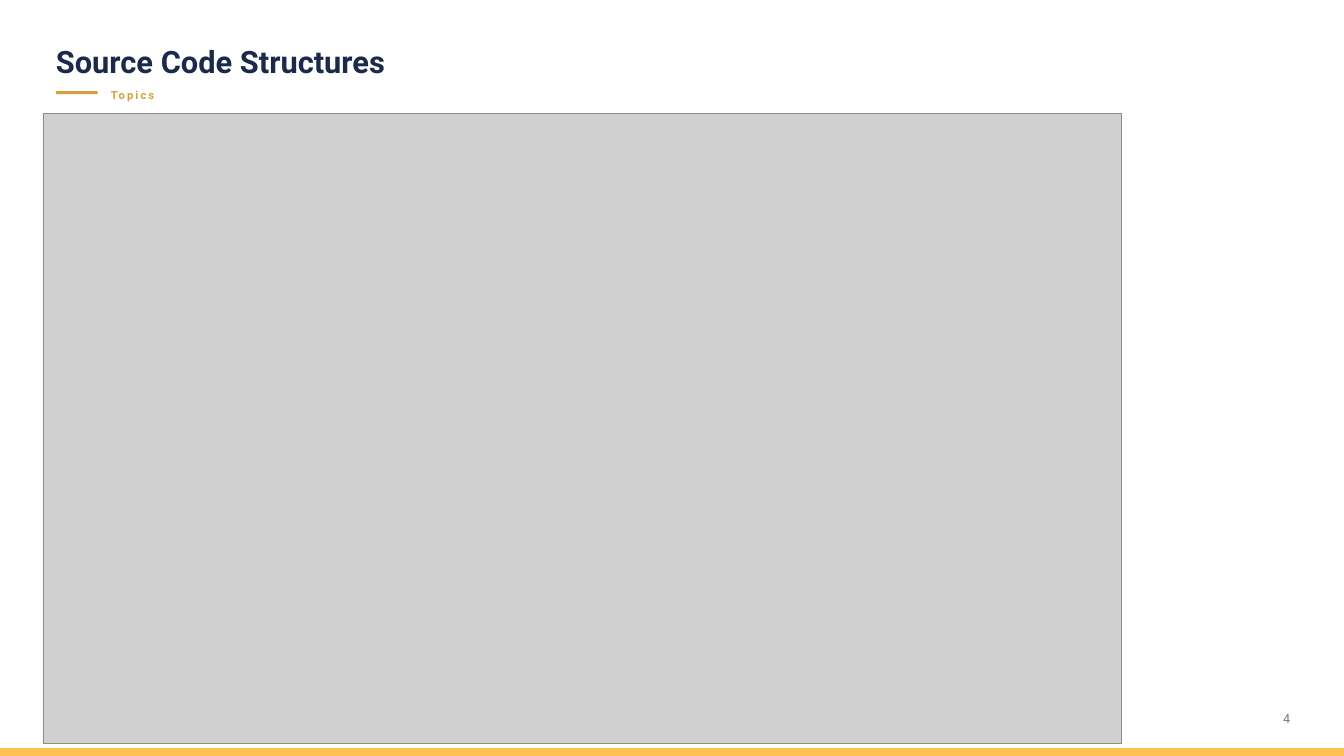
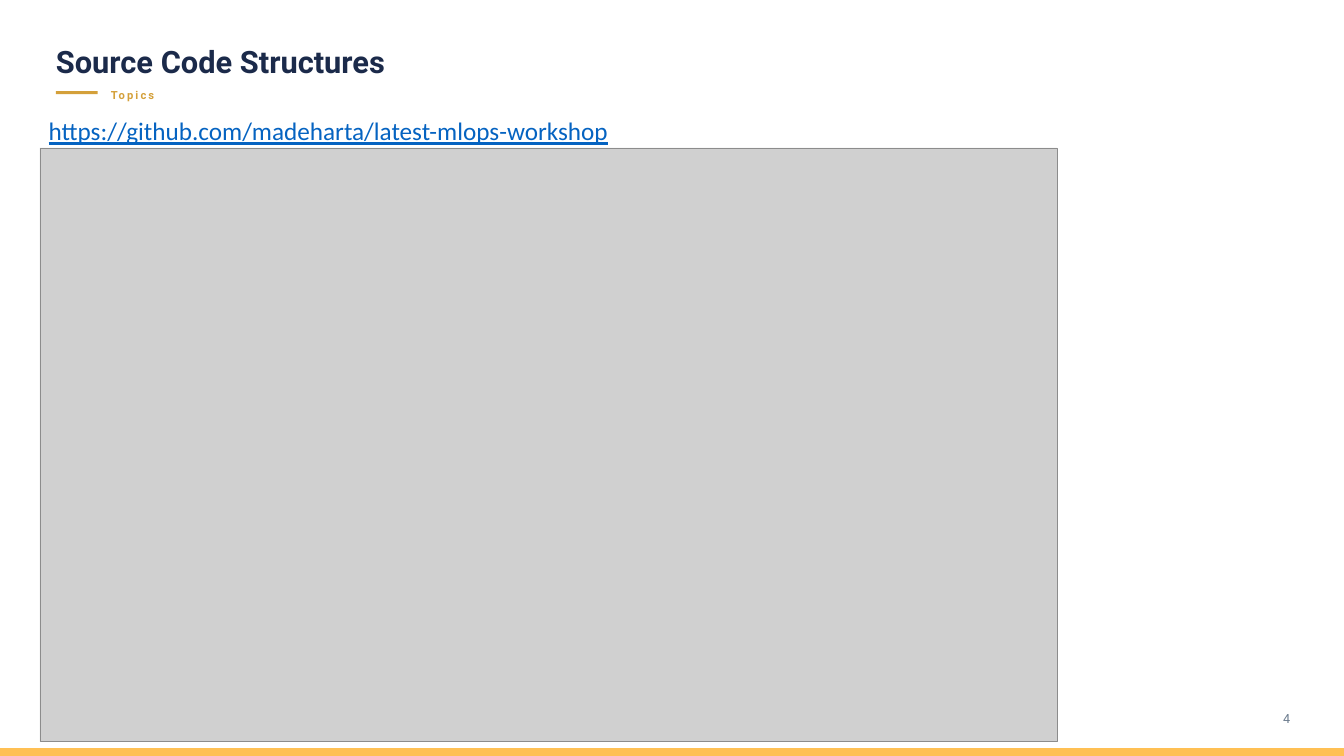
Before and after one commit to madeharta/latest-mlops-workshop, a slide deck: slide 8 of Materi MLOps Day-3.pptx (slide 7 before the commit). Drawn at 1344x756 pixels with LibreOffice and Linux fonts; fonts in the diff are those of the drawing; grey boxes stand for pictures; background and template pictures are left out. Boxes give left, top, right and bottom in pixels: in the first picture for what was removed or moved away, otherwise in the second. Text is boxed around its words. In the diff, an @@ line names an element or a change of style, - is before the commit and + after.

```diff
--- a/Materi MLOps Day-3.pptx
+++ b/Materi MLOps Day-3.pptx
@@ picture: place and size @@
-picture at bbox=[43, 113, 1122, 743]
+picture at bbox=[40, 148, 1057, 741]
@@ text added at bbox=[49, 122, 608, 145], 36 pt, text #0563C1, underline @@
+https://github.com/madeharta/latest-mlops-workshop
```
Also in this commit, not shown: 14 other slides changed, 19 slides added, 21 slides removed, 16 other files.
